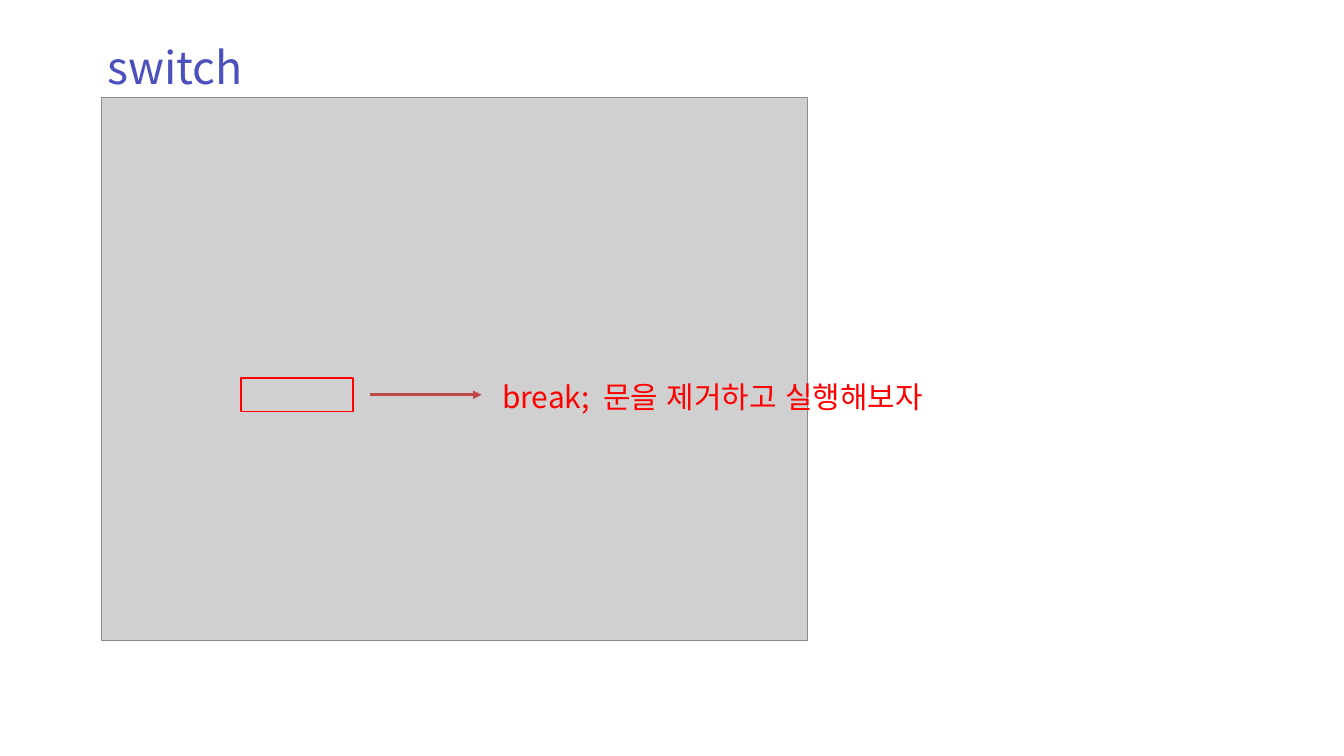
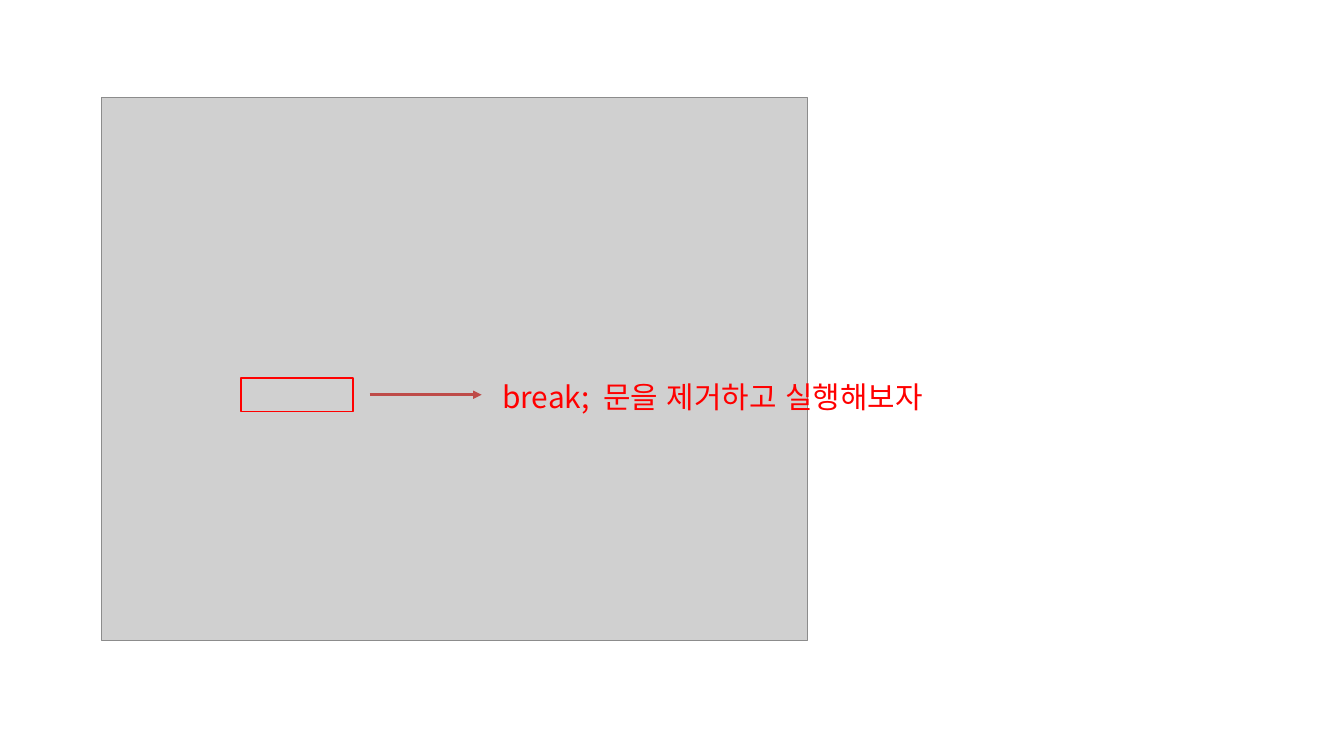
Before and after one commit to zest132/JavaLecture, a slide deck: slide 20 of JavaLecture/LectureFile/java 3강.pptx (slide 17 before the commit). Drawn at 1344x756 pixels with LibreOffice and Linux fonts; fonts in the diff are those of the drawing; grey boxes stand for pictures. Boxes give left, top, right and bottom in pixels: in the first picture for what was removed or moved away, otherwise in the second. Text is boxed around its words. In the diff, an @@ line names an element or a change of style, - is before the commit and + after.

```diff
--- a/JavaLecture/LectureFile/java 3강.pptx
+++ b/JavaLecture/LectureFile/java 3강.pptx
@@ text removed at bbox=[107, 48, 242, 85] @@
-switch
```
Also in this commit, not shown: 3 other slides changed, 6 slides added, 29 slides removed, 3 other files.
